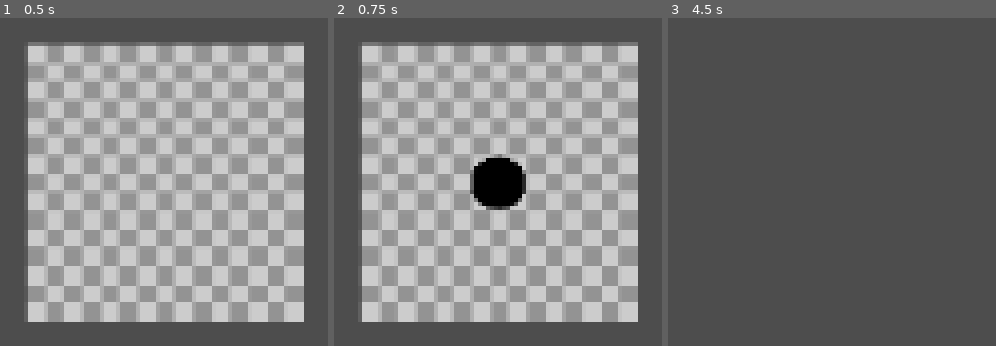
Above: before the commit, frames 1-3 (left to right).
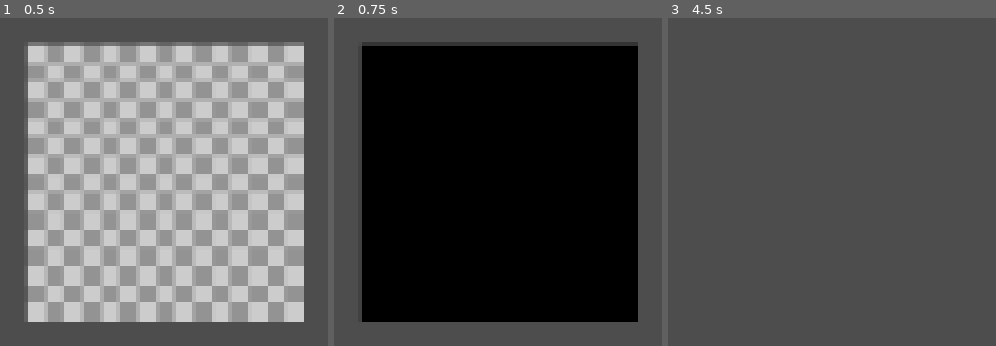
Above: after the commit, the same moments.

Repository: Shidoengie/PIxGD-GD4
Game: Godot game, scene res://Scenes/CanvasNew/Canvas.tscn
Two runs of this game, one before a commit and one after it. Both use one fixed random seed, a clock stepped at 60 frames per second and the inputs below. This scene is started directly instead of the project's main scene. The engine's default icon, where the game draws it, is replaced by a stand-in: a white triangle on a blue panel in a dark square.
Inputs (mouse positions are in pixels of both pictures, inside the frame that each line leads up to):
- Up to frame 1 (0.5 s): no input
- Up to frame 2 (0.75 s): tap Enter at 0.5 s; move the mouse to (498, 185) at 0.52 s; press the mouse at (498, 185) at 0.53 s
- Up to frame 3 (4.5 s): tap Space at 1.25, 2.75, 4.25 s; move the mouse to (outside the picture) at 1.27 s; release the mouse at (outside the picture) at 1.28 s; tap Middle mouse button (mouseMiddle_3rd) at 1.35 s; click (outside the picture) at 1.42 s; tap Enter at 2, 3.5 s; move the mouse to (outside the picture) at 2.02 s; hold Right mouse button (mouseRight_2nd) 2.03-2.78 s; click (outside the picture) at 2.17 s; move the mouse to (outside the picture) at 2.77 s; click (outside the picture) at 2.85 s; move the mouse to (outside the picture) at 3.52 s; hold Middle mouse button (mouseMiddle_3rd) 3.53-4.28 s; click (outside the picture) at 3.67 s; move the mouse to (outside the picture) at 4.27 s; right-click (outside the picture) at 4.35 s; click (outside the picture) at 4.42 s

Frame 1 is identical in both runs. In frame 2, 71% of the frame differs, in the area x 7-93%, y 7-93%; in frame 3, nothing differs.

Commit message:
Added Floodfill Functionality

Diff:
--- a/Scenes/CanvasNew/src/Control.gd
+++ b/Scenes/CanvasNew/src/Control.gd
@@ -8,7 +8,7 @@
 @export var primary_color = Color.BLACK
 @export var secondary_color = Color.WHITE
 @export var brush_shape = BrushInfo.ROUND
-@export var current_tool = Tools.PEN
+@export var current_tool = Tools.FILL
 @export var canvas_size = Vector2(20,20)
 
 @onready var DrawSurface = get_node("%DrawSurface")
--- a/Scenes/CanvasNew/src/Draw.gd
+++ b/Scenes/CanvasNew/src/Draw.gd
@@ -8,7 +8,8 @@
 	texture = ImageTexture.create_from_image(canvasImg)
 	current_color = BrushInfo.primary_color if BrushInfo.is_primary else BrushInfo.secondary_color
 	BrushInfo.current_color = current_color
-
+	if not BrushInfo.can_paint or not BrushInfo.is_inside_canvas and Tools.current != Tools.LINE:
+		return
 	match Tools.current:
 		Tools.PEN:
 			_blit_brush(current_color,Vector2i(BrushInfo.current_position),BrushInfo.size)
@@ -17,11 +18,12 @@
 		Tools.LINE:
 			if Input.is_action_just_released("mouseLeft_1st") or Input.is_action_just_released("mouseRight_2nd"):
 				_blit_line(BrushInfo.click_position,BrushInfo.current_position,current_color,BrushInfo.size)
+		Tools.FILL:
+			Tools.floodfill(canvasImg,Vector2i(BrushInfo.current_position).x,Vector2i(BrushInfo.current_position).y,current_color)
 		_:
 			pass
 func _blit_brush(color:Color,position:Vector2i,brush_size:int):
-	if not BrushInfo.can_paint or not BrushInfo.is_inside_canvas:
-		return
+
 	var offset = BrushInfo.brushImage.get_used_rect().get_center()
 	BrushInfo.change_brush(BrushInfo.current_shape,BrushInfo.size,color)
 	canvasImg.blend_rect(BrushInfo.brushImage,BrushInfo.brushImage.get_used_rect(),BrushInfo.current_position-Vector2(offset))
--- a/src/Tools.gd
+++ b/src/Tools.gd
@@ -1,9 +1,8 @@
 extends Node
 
-enum {PEN,LINE,ERASOR}
-var current = PEN
-func floodfill(canvas_image,x,y,color):
-	canvas_image.lock()
+enum {PEN,LINE,ERASOR,FILL}
+var current = FILL
+func floodfill(canvas_image:Image,x:int,y:int,color:Color):
 	var w = canvas_image.get_height()
 	var h = canvas_image.get_width()
 	var old_color = canvas_image.get_pixel(x,y)
@@ -15,7 +14,7 @@
 		var coords = queue.pop_back()
 		x = coords.x
 		y = coords.y
-		if x < 0 or x > w or y < 0 or y>=h or canvas_image.get_pixel(x,y) != old_color:
+		if x < 0 or x >= w or y < 0 or y>=h or canvas_image.get_pixel(x,y) != old_color:
 			continue
 		else:
 			canvas_image.set_pixel(x,y,color)
